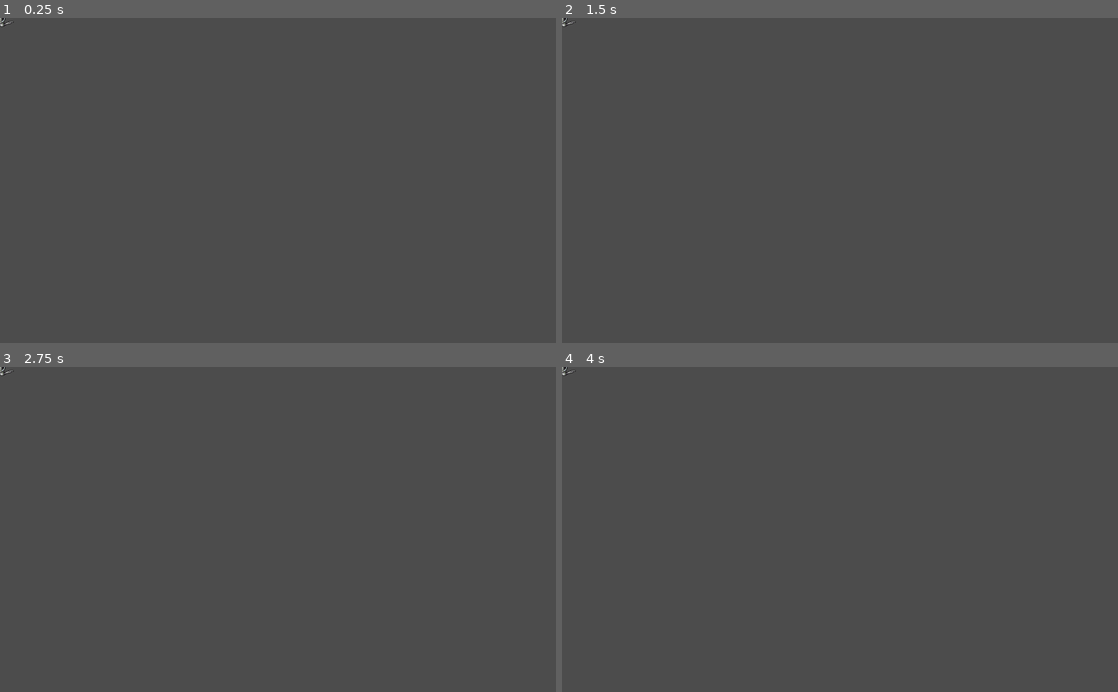
Above: before the commit, frames 1-4 (two rows, left to right).
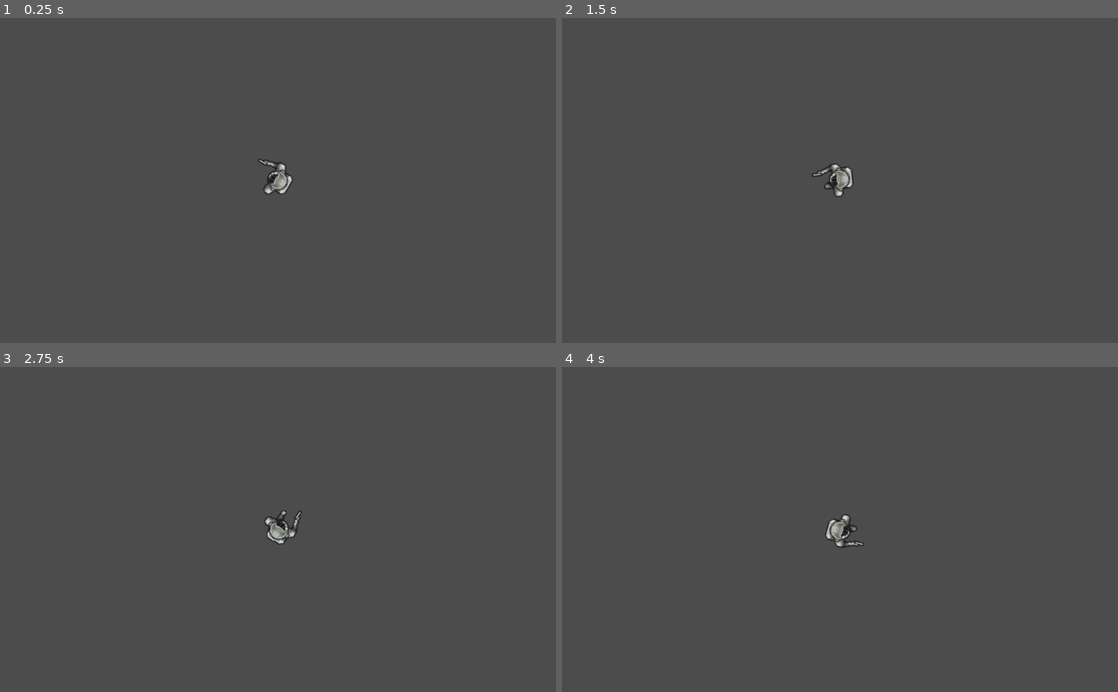
Above: after the commit, the same moments.

Repository: Bradels/minijam2022
Game: Godot game, scene res://Scenes/Spawners/PlayerSpawner.tscn
Two runs of this game, one before a commit and one after it. Both use one fixed random seed, a clock stepped at 60 frames per second and the inputs below. This scene is started directly instead of the project's main scene.
Inputs (mouse positions are in pixels of both pictures, inside the frame that each line leads up to):
- Up to frame 1 (0.25 s): no input
- Up to frame 2 (1.5 s): tap Enter at 0.5 s; move the mouse to (962, 164) at 0.52 s; press the mouse at (962, 164) at 0.53 s; hold D (right) 0.53-1.28 s; move the mouse to (728, 196) at 1.27 s; release the mouse at (728, 196) at 1.28 s; hold S (down) from 1.28 s (still down); click (728, 196) at 1.35 s
- Up to frame 3 (2.75 s): move the mouse to (333, 458) at 2.02 s; release S (down) at 2.03 s; hold D (right) from 2.03 s (still down); hold Right mouse button (ship_fire_secondary) from 2.03 s (still down); click (333, 458) at 2.3 s
- Up to frame 4 (4 s): move the mouse to (812, 594) at 2.77 s; release D (right) at 2.78 s; release Right mouse button (ship_fire_secondary) at 2.78 s; hold W (ship_forward) 2.78-3.53 s; tap Mouse wheel up (zoom_in) at 2.85 s; click (812, 594) at 3.05 s; move the mouse to (1006, 578) at 3.52 s; hold A (left) from 3.53 s (still down); hold Mouse wheel down (zoom_out) from 3.53 s (still down); click (1006, 578) at 3.8 s

The runs differ from the first frame. In frame 1, 0.3% of the frame differs, in the area x 0-53%, y 0-55%; in frame 2, 0.3%, in the area x 0-53%, y 0-56%; in frame 3, 0.3%; in frame 4, 0.3%.
Error before the commit: Invalid get index 'stream' (on base: 'null instance'). (res://Scripts/Entities/Player/Player.gd:26)
Error after the commit: Trying to assign value of type 'Viewport' to a variable of type 'Location.gd'. (res://Scripts/Spawners/PlayerSpawner.gd:9)

Commit message:
tweak: refactor bullet sound byte onto player

Diff:
--- a/Scenes/Entities/Player.tscn
+++ b/Scenes/Entities/Player.tscn
@@ -1,9 +1,8 @@
-[gd_scene load_steps=7 format=2]
+[gd_scene load_steps=6 format=2]
 
 [ext_resource path="res://Resources/PlayerSpriteFrames.tres" type="SpriteFrames" id=1]
 [ext_resource path="res://Scripts/Entities/Player/Player.gd" type="Script" id=2]
 [ext_resource path="res://Scenes/Entities/Network.tscn" type="PackedScene" id=3]
-[ext_resource path="res://Resources/Audio/Pew.mp3" type="AudioStream" id=4]
 
 [sub_resource type="CircleShape2D" id=12]
 radius = 12.0
@@ -35,3 +34,5 @@
 shape = SubResource( 13 )
 
 [node name="Network" parent="." instance=ExtResource( 3 )]
+
+[connection signal="entity_updated" from="." to="Network" method="_on_Player_entity_updated"]
--- a/Scenes/Entities/Projectiles/Bullet.tscn
+++ b/Scenes/Entities/Projectiles/Bullet.tscn
@@ -1,7 +1,8 @@
-[gd_scene load_steps=9 format=2]
+[gd_scene load_steps=10 format=2]
 
 [ext_resource path="res://Sprites/Entities.png" type="Texture" id=1]
 [ext_resource path="res://Scripts/Entities/Projectile.gd" type="Script" id=2]
+[ext_resource path="res://Resources/Audio/Pew.mp3" type="AudioStream" id=3]
 
 [sub_resource type="AtlasTexture" id=3]
 flags = 4
@@ -49,4 +50,9 @@
 rotation = -1.5708
 shape = SubResource( 8 )
 
+[node name="SoundByte" type="AudioStreamPlayer" parent="."]
+stream = ExtResource( 3 )
+volume_db = -25.0
+pitch_scale = 0.75
+
 [connection signal="body_entered" from="Hitbox" to="." method="_on_Hitbox_body_entered"]
--- a/Scenes/Entities/Spaceship.tscn
+++ b/Scenes/Entities/Spaceship.tscn
@@ -81,6 +81,7 @@
 rotation = 1.5708
 scale = Vector2( 0.5, 0.5 )
 frames = SubResource( 16 )
+frame = 1
 playing = true
 
 [node name="ReverseLeft" type="AnimatedSprite" parent="Thrusters"]
@@ -88,6 +89,7 @@
 rotation = 1.5708
 scale = Vector2( 0.2, 0.2 )
 frames = SubResource( 16 )
+frame = 1
 playing = true
 flip_v = true
 
@@ -96,6 +98,7 @@
 rotation = 1.5708
 scale = Vector2( 0.2, 0.2 )
 frames = SubResource( 16 )
+frame = 1
 playing = true
 flip_v = true
 
@@ -103,6 +106,7 @@
 position = Vector2( 32, -24 )
 scale = Vector2( 0.2, 0.2 )
 frames = SubResource( 16 )
+frame = 1
 playing = true
 flip_v = true
 
@@ -110,6 +114,7 @@
 position = Vector2( -32, -24 )
 scale = Vector2( 0.2, 0.2 )
 frames = SubResource( 16 )
+frame = 1
 playing = true
 flip_v = true
 
@@ -117,12 +122,14 @@
 position = Vector2( 32, 24 )
 scale = Vector2( 0.2, 0.2 )
 frames = SubResource( 16 )
+frame = 1
 playing = true
 
 [node name="RightRear" type="AnimatedSprite" parent="Thrusters"]
 position = Vector2( -32, 24 )
 scale = Vector2( 0.2, 0.2 )
 frames = SubResource( 16 )
+frame = 1
 playing = true
 
 [node name="Weapons" type="Node2D" parent="."]
--- a/Scripts/Entities/Player/Player.gd
+++ b/Scripts/Entities/Player/Player.gd
@@ -23,7 +23,6 @@
 
 
 func _ready():
-	($Pew.stream as AudioStreamMP3).loop = false
 	if !get_tree().has_network_peer():
 		is_active_player = true
 	_camera.current = is_active_player
@@ -109,4 +108,3 @@
 	}
 	emit_signal("entity_creates_entity",bullet_props)
 	get_tree().get_root().call_deferred('add_child', bullet_instance)
-	$Pew.play(0.0)
--- a/Scripts/Entities/Projectile.gd
+++ b/Scripts/Entities/Projectile.gd
@@ -14,6 +14,7 @@
 	if !sound_byte.playing && !visible:
 		queue_free()
 
+
 func _on_Hitbox_body_entered(body):
 	if "Enemy" in body.name:
 		visible = false
